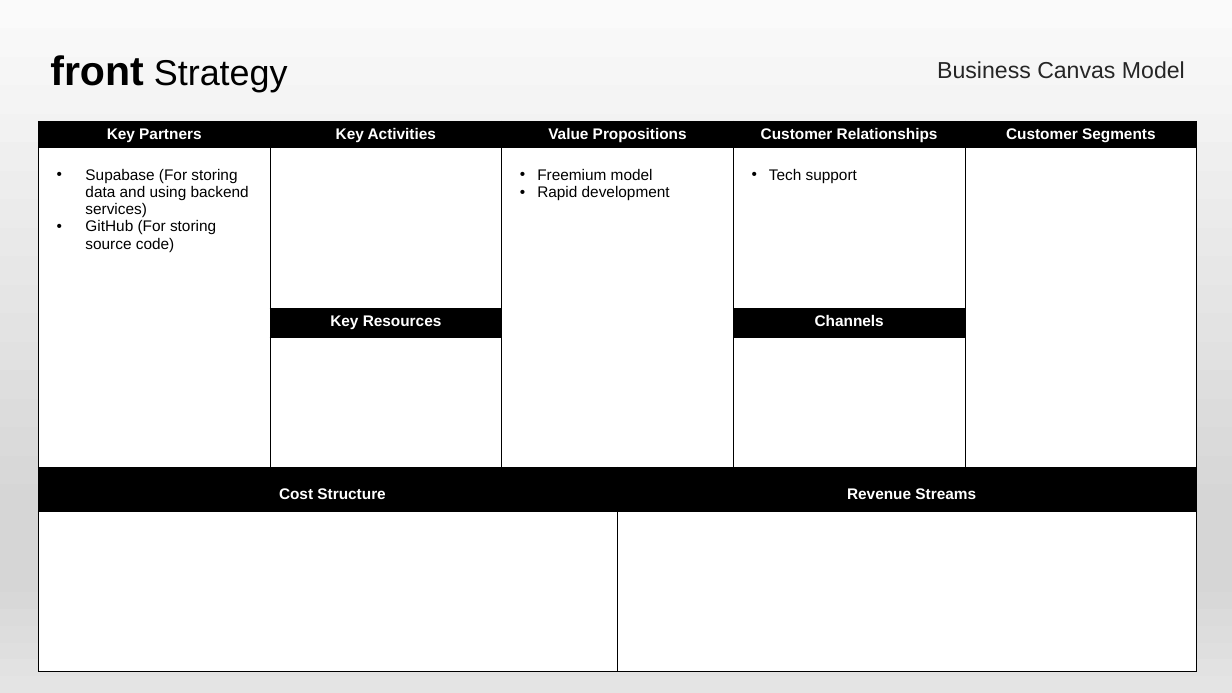
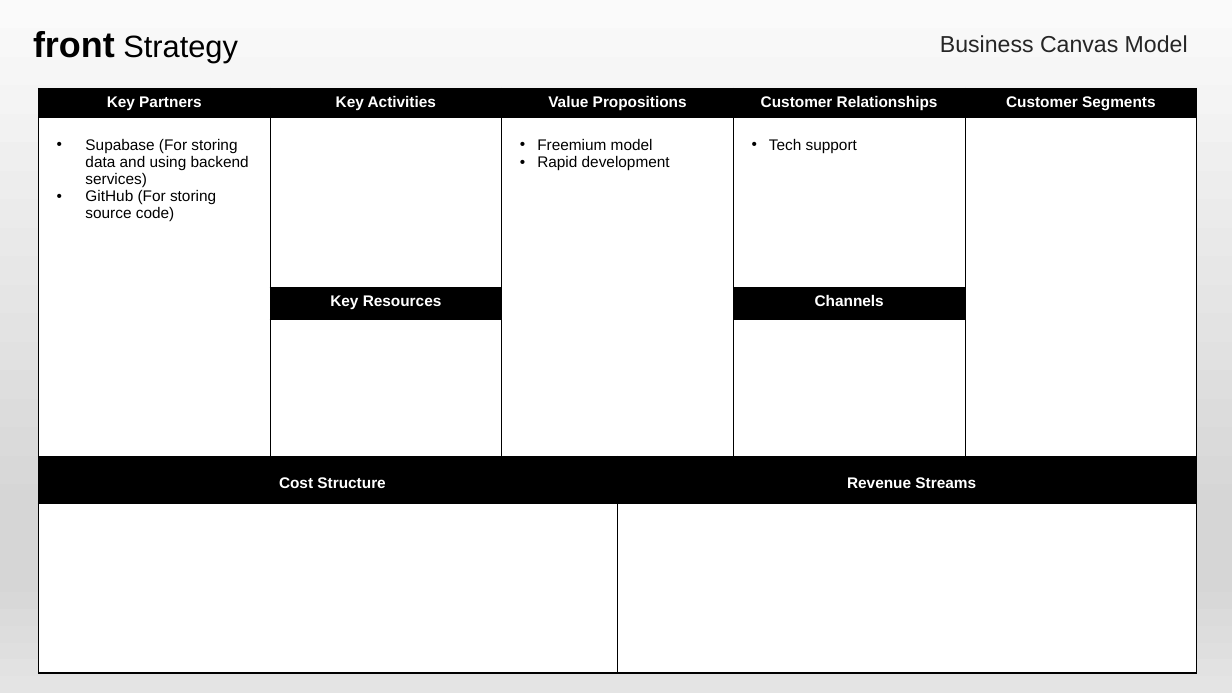
Before and after one commit to aleptra/front, a slide deck: slide 14 of _front.pptx (slide 13 before the commit). Drawn at 1232x693 pixels with LibreOffice and Linux fonts; fonts in the diff are those of the drawing. Boxes give left, top, right and bottom in pixels: in the first picture for what was removed or moved away, otherwise in the second. Text is boxed around its words. In the diff, an @@ line names an element or a change of style, - is before the commit and + after.

```diff
--- a/_front.pptx
+++ b/_front.pptx
@@ text "front Strategy": place and size @@
-text "front Strategy" at box(50, 55, 288, 92)
+text "front Strategy" at box(33, 31, 238, 63)
@@ text "front Strategy" at box(33, 31, 238, 63): size 32 to 28 pt in "front"; size 28 to 24 pt in "Strategy"; alignment right to left @@
@@ text "Business Canvas Model": place and size @@
-text "Business Canvas Model" at box(937, 61, 1185, 79)
+text "Business Canvas Model" at box(940, 35, 1188, 53)
@@ text "Business Canvas Model" at box(940, 35, 1188, 53): alignment left to right @@
@@ table: place and size @@
-table at box(39, 121, 1198, 673)
+table at box(39, 89, 1198, 674)
```
Also in this commit, not shown: 16 other slides changed, 2 slides added.
